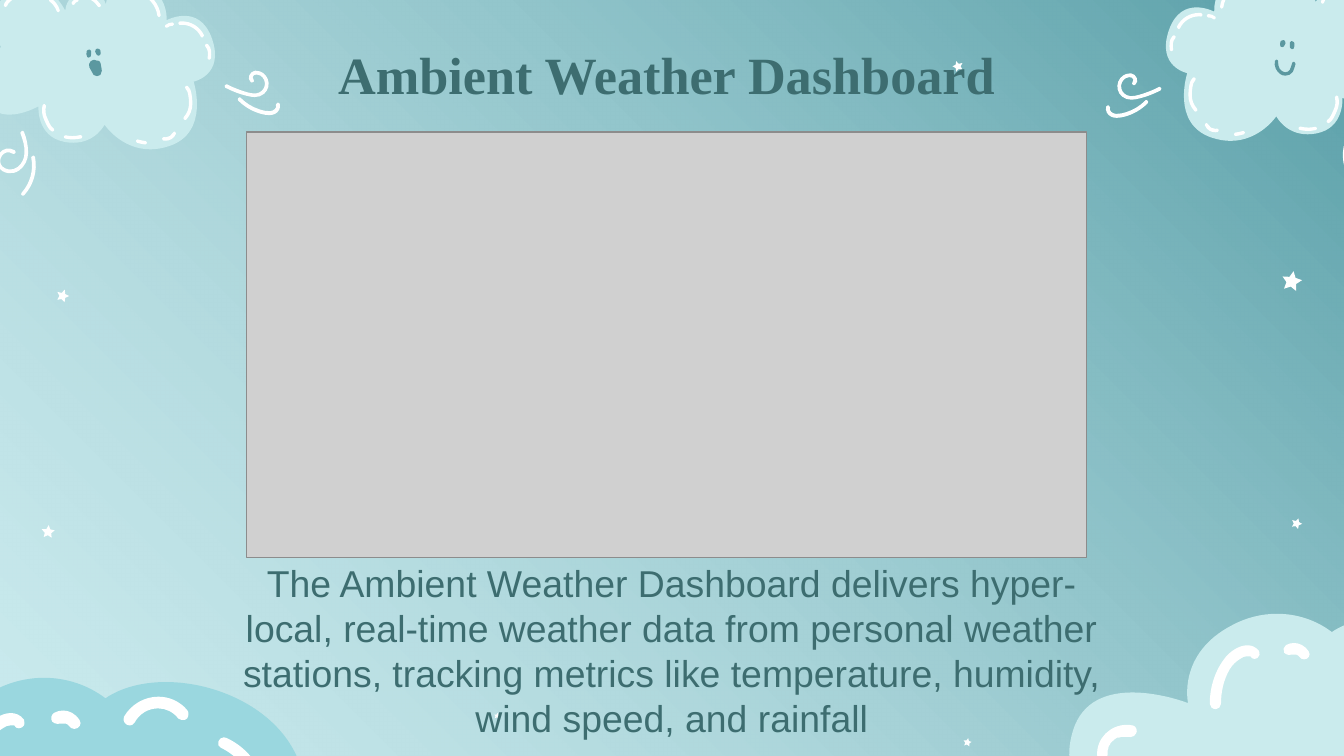
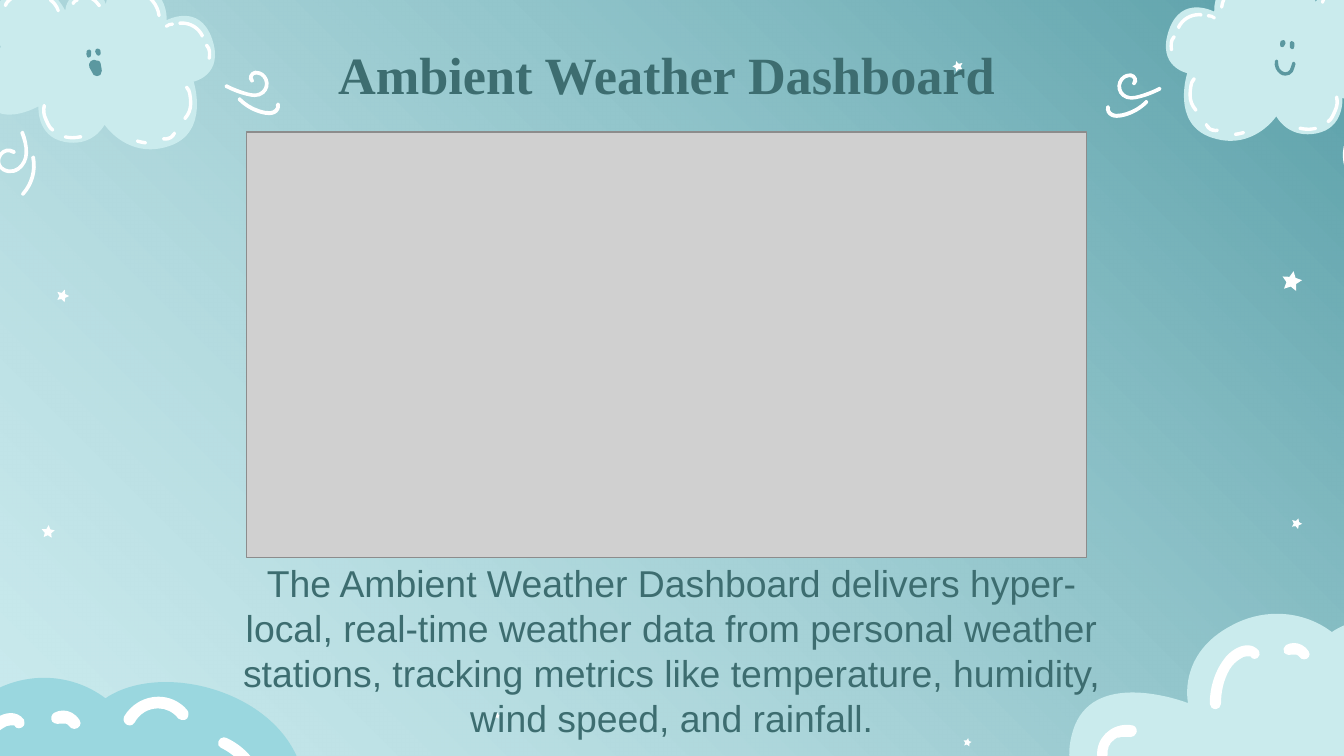
Before and after one commit to Rohit-hooda/DS5110-Final-Project, a slide deck: slide 10 of Deliverables-Presentation-Report/Weather Data Integration Pipeline (MassWeatherHub) – Rohit Hooda, Rimsha Kayastha, Tri Watanasuparp.pptx (slide 8 before the commit). Drawn at 1344x756 pixels with LibreOffice and Linux fonts; fonts in the diff are those of the drawing; grey boxes stand for pictures. Boxes give left, top, right and bottom in pixels: in the first picture for what was removed or moved away, otherwise in the second. Text is boxed around its words. In the diff, an @@ line names an element or a change of style, - is before the commit and + after.

```diff
--- a/Deliverables-Presentation-Report/Weather Data Integration Pipeline (MassWeatherHub) – Rohit Hooda, Rimsha Kayastha, Tri Watanasuparp.pptx
+++ b/Deliverables-Presentation-Report/Weather Data Integration Pipeline (MassWeatherHub) – Rohit Hooda, Rimsha Kayastha, Tri Watanasuparp.pptx
@@ subtitle at bbox=[243, 570, 1100, 739]: text changed @@
-The Ambient Weather Dashboard delivers hyper-local, real-time weather data from personal weather stations, tracking metrics like temperature, humidity, wind speed, and rainfall
+The Ambient Weather Dashboard delivers hyper-local, real-time weather data from personal weather stations, tracking metrics like temperature, humidity, wind speed, and rainfall.
```
Also in this commit, not shown: 9 other slides changed, 2 slides added, 1 slide removed, 15 other files.
